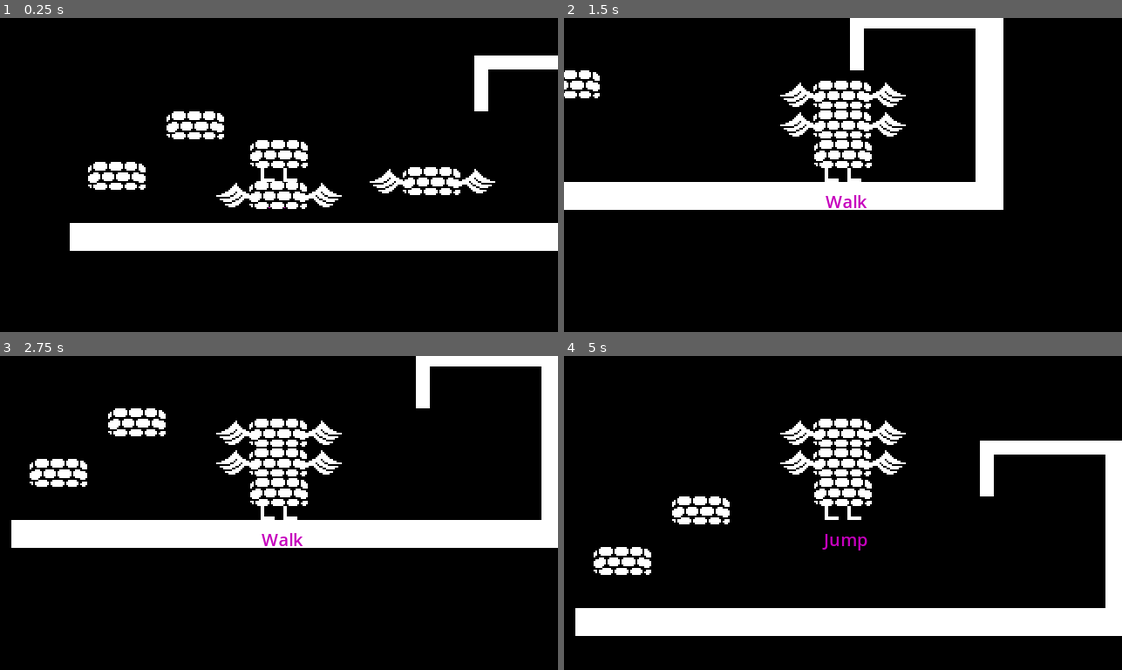
Above: before the commit, frames 1-4 (two rows, left to right).
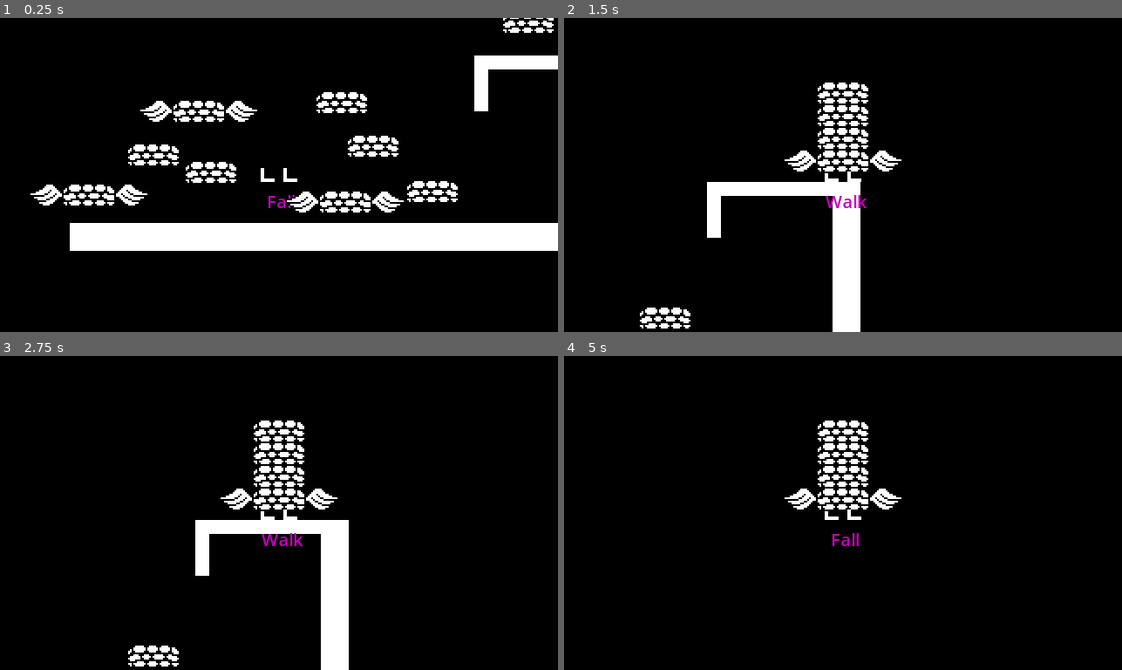
Above: after the commit, the same moments.

Repository: EricElMagenta/TowerSquared
Game: Godot game, scene res://world/world_test.tscn
Same seed, same stepped clock (60 frames per second), same inputs: the game is played once before the commit and once after it.
Inputs:
- Up to frame 1 (0.25 s): no input
- Up to frame 2 (1.5 s): hold D (right) from 0.53 s (still down); tap Space (jump) at 0.6, 0.77, 1.07, 1.35 s
- Up to frame 3 (2.75 s): tap Space (jump) at 1.52, 1.82, 2.1 s; release D (right) at 2.03 s; hold A (left) from 2.03 s (still down)
- Up to frame 4 (5 s): release A (left) at 2.78 s; hold D (right) 2.78-4.28 s; tap Space (jump) at 2.85, 3.02, 3.32, 3.6, 3.77, 4.07, 4.35, 4.52, 4.82 s; hold A (left) from 4.28 s (still down)

The runs differ from the first frame. In frame 1, 6.9% of the frame differs, in the area x 5-100%, y 0-62%; in frame 2, 15%; in frame 3, 16%, in the area x 2-100%, y 0-100%; in frame 4, 16%.

Commit message:
Ajustado el tamaño de los sprites

Diff:
--- a/entities/player/floor_manager.gd
+++ b/entities/player/floor_manager.gd
@@ -1,7 +1,7 @@
 extends Node2D
 class_name FloorManager
 
-const FLOOR_HEIGHT = 17
+const FLOOR_HEIGHT = 13
 const FLOOR_OFFSET = 5
 
 var floors = []
@@ -16,18 +16,18 @@
 func _process(delta) -> void:
 	pass
 
-func init(player:Player):
-	self.player = player
+func init(new_player:Player):
+	player = new_player
 
 # AGREGAR PISOS
 func add_floor(floor_type:String) -> void:
-	player.update_collision()
 	var new_floor_scene = load("res://entities/player/floors/" + floor_type + ".tscn").instantiate()
 	new_floor_scene.add_to_group("PlayerFloors")
 	new_floor_scene.floor_index = len(get_tree().get_nodes_in_group("PlayerFloors"))
 	new_floor_scene.position.y -= FLOOR_HEIGHT * (new_floor_scene.floor_index +1) - FLOOR_OFFSET
 	floors.append(new_floor_scene)
 	call_deferred("add_child", new_floor_scene)
+	player.update_collision()
 
 
 
@@ -64,3 +64,6 @@
 
 			floors[i] = floors[i-1]
 			floors[i-1] = floor_aux
+
+func get_total_floors():
+	return len(floors)
--- a/entities/player/floors/player_normal_floor.tscn
+++ b/entities/player/floors/player_normal_floor.tscn
@@ -4,11 +4,11 @@
 [ext_resource type="Texture2D" uid="uid://crlg0crv3ndnq" path="res://assets/power-ups/normal_floor_1.png" id="1_uc8p0"]
 
 [sub_resource type="RectangleShape2D" id="RectangleShape2D_8qs0o"]
-size = Vector2(32, 16)
+size = Vector2(30, 12)
 
 [node name="PlayerNormalFloor" type="CharacterBody2D" groups=["PlayerFloors"]]
 collision_layer = 2
-collision_mask = 13
+collision_mask = 5
 script = ExtResource("1_twnfe")
 metadata/_edit_group_ = true
 
--- a/entities/player/floors/player_winged_floor.tscn
+++ b/entities/player/floors/player_winged_floor.tscn
@@ -15,11 +15,11 @@
 }]
 
 [sub_resource type="RectangleShape2D" id="RectangleShape2D_ldf3h"]
-size = Vector2(31, 16)
+size = Vector2(30, 12)
 
 [node name="PlayerWingedFloor" type="CharacterBody2D" groups=["PlayerFloors"]]
 collision_layer = 2
-collision_mask = 13
+collision_mask = 5
 script = ExtResource("1_llqid")
 metadata/_edit_group_ = true
 
@@ -28,5 +28,4 @@
 animation = &"Idle"
 
 [node name="CollisionShape2D" type="CollisionShape2D" parent="."]
-position = Vector2(-0.5, 0)
 shape = SubResource("RectangleShape2D_ldf3h")
--- a/entities/player/player.gd
+++ b/entities/player/player.gd
@@ -8,7 +8,7 @@
 @onready var collision_shape_2d = $CollisionShape2D
 
 @export var move_speed  = 200.0
-@export var jump_force = -400.0
+@export var jump_force = -500.0
 @export var accel = 100
 @export var friction = 100
 
@@ -18,11 +18,11 @@
 	# Se instancia la máquina de estados con el jugador
 	state_machine.init(self)
 
-	#
+	# Se instancia el floor manager
 	floor_manager.init(self)
 
 func _process(delta):
-	pass
+	print(floor_manager.get_total_floors())
 
 ##################################### FUNCIONES AUXILIARES ###############################
 # OBTENER DIRECCIÓN
@@ -52,5 +52,7 @@
 		floor_manager.swap_floors_up()
 
 func update_collision():
-	collision_shape_2d.scale.y += 2.1
-	collision_shape_2d.position.y -= 8.4
+	if floor_manager.get_total_floors() == 1:
+		collision_shape_2d.scale.x += 0.3
+	collision_shape_2d.scale.y += 1.56
+	collision_shape_2d.position.y -= 6.24
--- a/entities/power-up/floor_normal_item.gd
+++ b/entities/power-up/floor_normal_item.gd
@@ -5,6 +5,7 @@
 
 var floor_type = "player_normal_floor"
 
-func _on_body_entered(_body):
-	got_floor.emit(floor_type)
-	queue_free()
+func _on_body_entered(body):
+	if body is Player:
+		got_floor.emit(floor_type)
+		queue_free()
--- a/entities/power-up/floor_winged_item.gd
+++ b/entities/power-up/floor_winged_item.gd
@@ -5,6 +5,7 @@
 
 var floor_type = "player_winged_floor"
 
-func _on_body_entered(_body):
-	got_floor.emit(floor_type)
-	queue_free()
+func _on_body_entered(body):
+	if body is Player:
+		got_floor.emit(floor_type)
+		queue_free()
--- a/world/world_test.tscn
+++ b/world/world_test.tscn
@@ -28,20 +28,35 @@
 [node name="Camera2D" type="Camera2D" parent="."]
 position = Vector2(120, 88)
 
-[node name="FloorNormalItem" parent="." instance=ExtResource("3_8vg25")]
-position = Vector2(27, 117)
+[node name="FloorNormalItem3" parent="." instance=ExtResource("3_8vg25")]
+position = Vector2(263, 29)
 collision_layer = 0
 
-[node name="FloorNormalItem3" parent="." instance=ExtResource("3_8vg25")]
-position = Vector2(72, 88)
+[node name="FloorNormalItem6" parent="." instance=ExtResource("3_8vg25")]
+position = Vector2(48, 105)
+collision_layer = 0
+
+[node name="FloorNormalItem7" parent="." instance=ExtResource("3_8vg25")]
+position = Vector2(208, 126)
+collision_layer = 0
+
+[node name="FloorNormalItem4" parent="." instance=ExtResource("3_8vg25")]
+position = Vector2(156, 75)
+collision_layer = 0
+
+[node name="FloorNormalItem5" parent="." instance=ExtResource("3_8vg25")]
+position = Vector2(174, 100)
 collision_layer = 0
 
 [node name="FloorWingedItem" parent="." instance=ExtResource("4_4exn3")]
-position = Vector2(208, 120)
+position = Vector2(74, 80)
 
 [node name="FloorNormalItem2" parent="." instance=ExtResource("3_8vg25")]
-position = Vector2(120, 104)
+position = Vector2(81, 115)
 collision_layer = 0
 
 [node name="FloorWingedItem2" parent="." instance=ExtResource("4_4exn3")]
-position = Vector2(120, 128)
+position = Vector2(158, 132)
+
+[node name="FloorWingedItem3" parent="." instance=ExtResource("4_4exn3")]
+position = Vector2(11, 128)
Binary file changed: assets/power-ups/flying_floor.png
Binary file added: assets/power-ups/normal_floor_1 - copia.png
Not shown, added: assets/power-ups/normal_floor_1 - copia.png.import
Binary file changed: assets/power-ups/normal_floor_1.png
